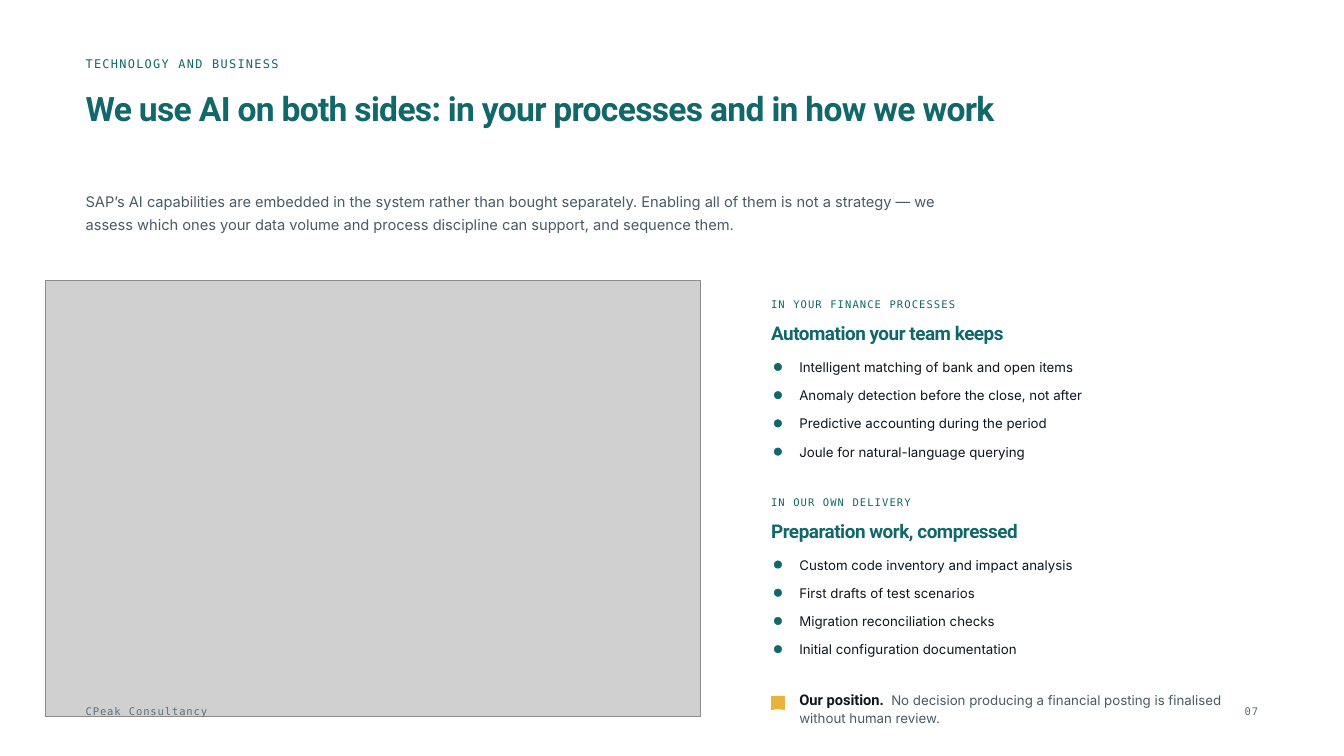
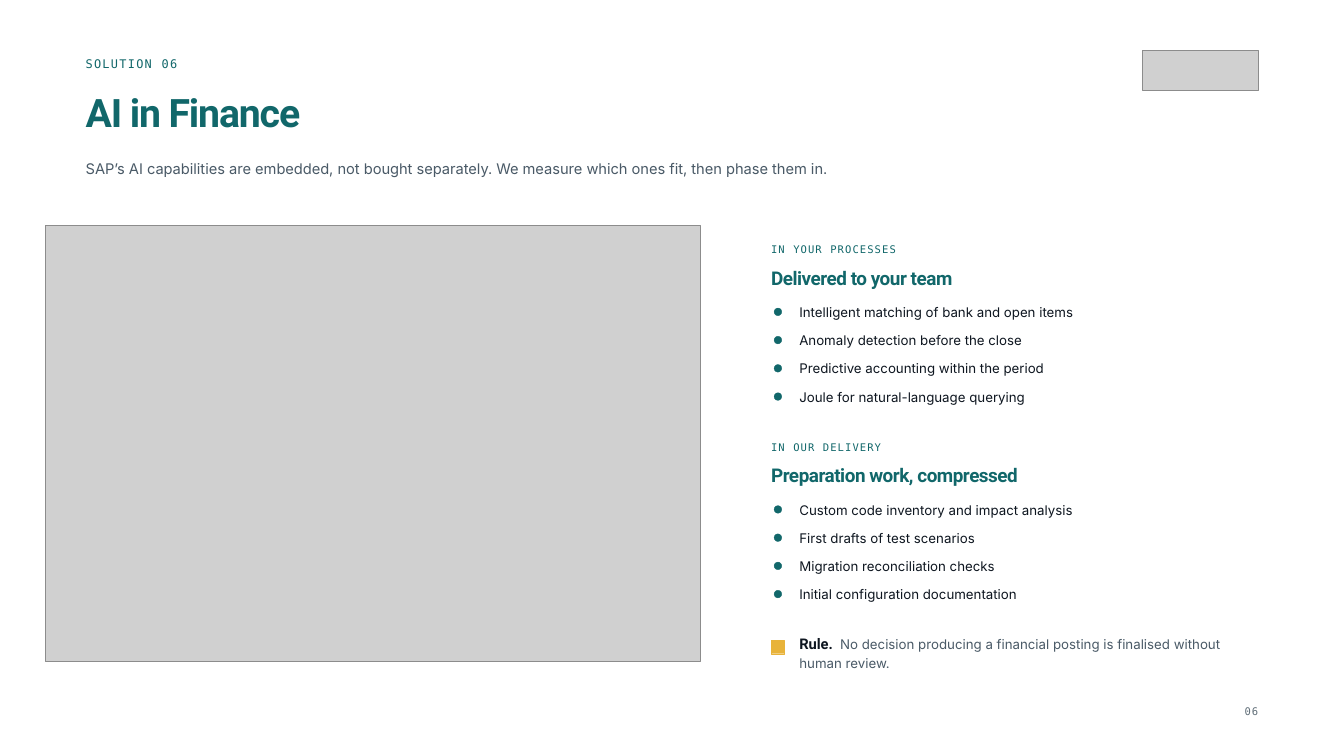
Before and after one commit to narinygt/Default, a slide deck: slide 7 of sunum/CPeak-Consultancy-Company-Overview.pptx. Drawn at 1344x756 pixels with LibreOffice and Linux fonts; fonts in the diff are those of the drawing; grey boxes stand for pictures. Boxes give left, top, right and bottom in pixels: in the first picture for what was removed or moved away, otherwise in the second. Text is boxed around its words. In the diff, an @@ line names an element or a change of style, - is before the commit and + after.

```diff
--- a/sunum/CPeak-Consultancy-Company-Overview.pptx
+++ b/sunum/CPeak-Consultancy-Company-Overview.pptx
@@ text at (86,59,178,68): text changed @@
-TECHNOLOGY AND BUSINESS
+SOLUTION 06
@@ picture added at (1142,50,1258,91) @@
@@ text at (86,98,301,128): text changed; size 10.5 to 28 pt; font Inter to Roboto; text colour #4A5A67 to #11676A; bold on @@
-SAP’s AI capabilities are embedded in the system rather than bought separately. Enabling all of them is not a strategy — we assess which ones your data volume and process discipline can support, and sequence them.
+AI in Finance
@@ text removed at (86,95,995,128) @@
-We use AI on both sides: in your processes and in how we work
@@ text added at (86,163,827,177), 10.5 pt, text #4A5A67 @@
+SAP’s AI capabilities are embedded, not bought separately. We measure which ones fit, then phase them in.
@@ text at (771,245,896,253): text changed @@
-IN YOUR FINANCE PROCESSES
+IN YOUR PROCESSES
@@ text at (771,270,953,289): text changed @@
-Automation your team keeps
+Delivered to your team
@@ ellipse: place and size @@
-ellipse at (774,645,781,652)
+ellipse at (774,309,781,316)
@@ ellipse: place and size @@
-ellipse at (774,419,781,426)
+ellipse at (774,337,781,344)
@@ text at (799,335,1021,348): text changed @@
-Anomaly detection before the close, not after
+Anomaly detection before the close
@@ text at (799,363,1044,376): text changed @@
-Predictive accounting during the period
+Predictive accounting within the period
@@ text at (771,443,881,451): text changed @@
-IN OUR OWN DELIVERY
+IN OUR DELIVERY
@@ ellipse: place and size @@
-ellipse at (774,448,781,455)
+ellipse at (774,506,781,513)
@@ ellipse: place and size @@
-ellipse at (774,617,781,624)
+ellipse at (774,534,781,541)
@@ 7 texts, 1 picture, 1 rectangle: place and size @@
-7 texts, 1 picture, 1 rectangle at (45,280,1073,717)
+7 texts, 1 picture, 1 rectangle at (45,226,1073,662)
@@ text at (799,638,1220,668): text changed @@
-Our position. No decision producing a financial posting is finalised without human review.
+Rule. No decision producing a financial posting is finalised without human review.
@@ text removed at (86,707,207,718) @@
-CPeak Consultancy
@@ text at (1245,707,1259,715): text changed @@
-07
+06
```
Also in this commit, not shown: 5 other slides changed, 7 slides added, 6 slides removed, 10 other files.
